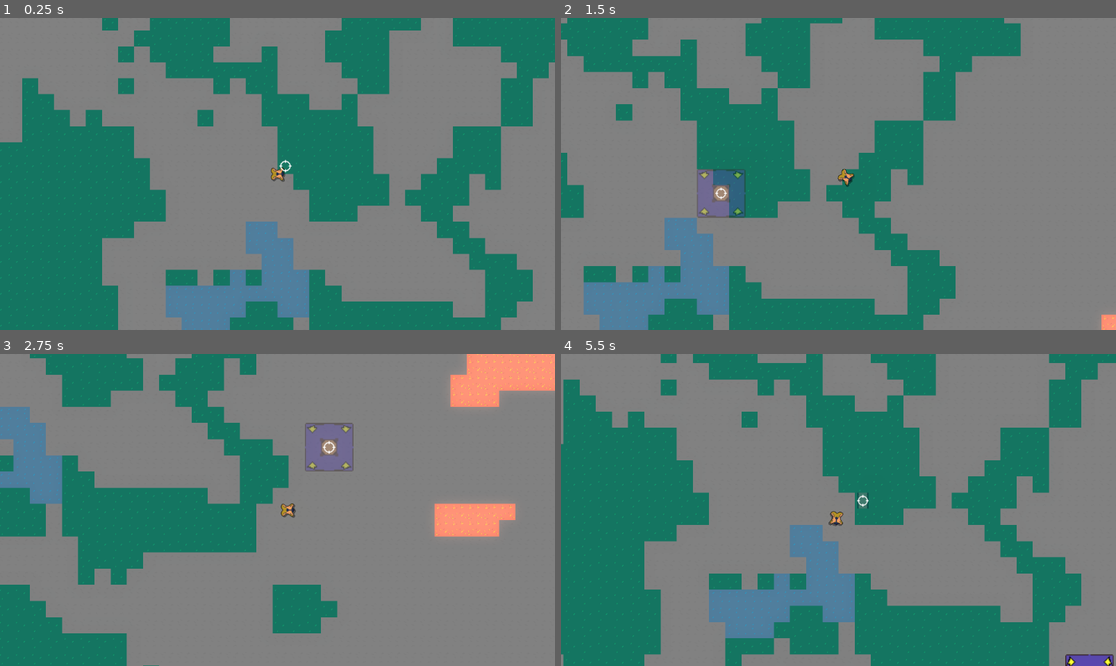
Above: before the commit, frames 1-4 (two rows, left to right).
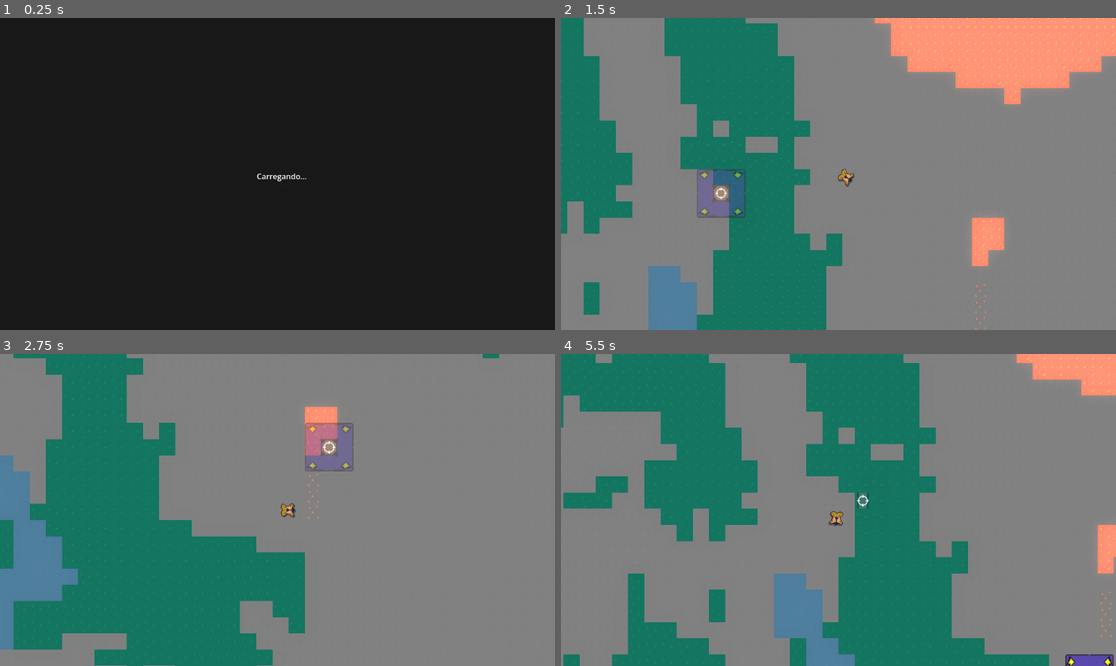
Above: after the commit, the same moments.

Repository: christianfelipesf/Factolyth
Game: Godot game, scene res://scenes/mundo.tscn
Same seed, same stepped clock (60 frames per second), same inputs: the game is played once before the commit and once after it.
Inputs (mouse positions are in pixels of both pictures, inside the frame that each line leads up to):
- Up to frame 1 (0.25 s): no input
- Up to frame 2 (1.5 s): move the mouse to (960, 158) at 0.52 s; press the mouse at (960, 158) at 0.53 s; hold D (move_right) 0.53-1.28 s; move the mouse to (727, 189) at 1.27 s; release the mouse at (727, 189) at 1.28 s; hold S (move_down) from 1.28 s (still down); tap E (interact) at 1.35 s
- Up to frame 3 (2.75 s): move the mouse to (333, 441) at 2.02 s; release S (move_down) at 2.03 s; hold D (move_right) from 2.03 s (still down); hold Right mouse button (remover_objeto) from 2.03 s (still down)
- Up to frame 4 (5.5 s): move the mouse to (810, 572) at 2.77 s; release D (move_right) at 2.78 s; release Right mouse button (remover_objeto) at 2.78 s; hold W (move_up) 2.78-3.53 s; tap R (rotacionar_objeto) at 2.85 s; click (810, 572) at 2.92 s; move the mouse to (1005, 556) at 3.52 s; press the mouse at (1005, 556) at 3.53 s; hold A (move_left) 3.53-5.03 s; move the mouse to (672, 463) at 4.27 s; release the mouse at (672, 463) at 4.28 s; tap E (interact) at 4.35 s; move the mouse to (866, 510) at 5.02 s; hold S (move_down) from 5.03 s (still down); hold Right mouse button (remover_objeto) from 5.03 s (still down); click (866, 510) at 5.17 s

The runs differ from the first frame. In frame 1, 100% of the frame differs, in the area x 0-100%, y 0-100%; in frame 2, 39%; in frame 3, 35%; in frame 4, 49%.

Commit message:
test
https://docs.godotengine.org/en/4.4/classes/class_tilemaplayer.html

Diff:
--- a/scripts/gerador_mundo.gd
+++ b/scripts/gerador_mundo.gd
@@ -21,110 +21,132 @@
 		semente = randi()
 	call_deferred(&"gerar")
 
-func _vizinhos_mesmo_tipo(pos: Vector2i, tile: Vector2i) -> int:
-	var total := 0
-	for dx in [-1, 0, 1]:
-		for dy in [-1, 0, 1]:
-			if dx == 0 and dy == 0:
-				continue
-			if solo.get_cell_atlas_coords(pos + Vector2i(dx, dy)) == tile:
-				total += 1
-	return total
-
 func gerar() -> void:
 	if SaveManager != null:
 		SaveManager.mostrar_carregando()
-	solo.visible = false
-	minerios.visible = false
-	solo.clear()
-	minerios.clear()
+	await get_tree().process_frame
 
 	var noise_altura := FastNoiseLite.new()
 	noise_altura.seed = semente
 	noise_altura.frequency = 0.015
 	noise_altura.noise_type = FastNoiseLite.TYPE_SIMPLEX_SMOOTH
 
-	var noise_rio := FastNoiseLite.new()
-	noise_rio.seed = semente + 1
-	noise_rio.frequency = 0.025
-	noise_rio.noise_type = FastNoiseLite.TYPE_CELLULAR
-	noise_rio.cellular_return_type = FastNoiseLite.RETURN_DISTANCE2_SUB
+	var noise_vale := FastNoiseLite.new()
+	noise_vale.seed = semente + 2
+	noise_vale.frequency = 0.025
+	noise_vale.noise_type = FastNoiseLite.TYPE_CELLULAR
+	noise_vale.cellular_return_type = FastNoiseLite.RETURN_DISTANCE2_SUB
 
 	var noise_detalhe := FastNoiseLite.new()
-	noise_detalhe.seed = semente + 2
+	noise_detalhe.seed = semente + 3
 	noise_detalhe.frequency = 0.08
 	noise_detalhe.noise_type = FastNoiseLite.TYPE_SIMPLEX_SMOOTH
 
 	var noise_warp := FastNoiseLite.new()
-	noise_warp.seed = semente + 3
+	noise_warp.seed = semente + 4
 	noise_warp.frequency = 0.004
 	noise_warp.noise_type = FastNoiseLite.TYPE_SIMPLEX_SMOOTH
 
 	var noise_minerios := FastNoiseLite.new()
-	noise_minerios.seed = semente + 4
+	noise_minerios.seed = semente + 1
 	noise_minerios.frequency = 0.04
 	noise_minerios.noise_type = FastNoiseLite.TYPE_SIMPLEX_SMOOTH
 
-	var deslocamento := Vector2i(-largura / 2, -altura / 2)
-	var tiles_lava: Array[Vector2i] = []
-	var tiles_agua: Array[Vector2i] = []
+	var total := largura * altura
+	var cache_altura := PackedFloat32Array()
+	var cache_detalhe := PackedFloat32Array()
+	var cache_vale := PackedFloat32Array()
+	var cache_minerio := PackedFloat32Array()
+	cache_altura.resize(total)
+	cache_detalhe.resize(total)
+	cache_vale.resize(total)
+	cache_minerio.resize(total)
 
+	var idx := 0
 	for x in largura:
 		for y in altura:
-			var warp_x: float = noise_warp.get_noise_2d(x, y) * 30.0
-			var warp_y: float = noise_warp.get_noise_2d(x + 200, y + 200) * 30.0
+			var px := x + noise_warp.get_noise_2d(x, y) * 30.0
+			var py := y + noise_warp.get_noise_2d(x + 200, y + 200) * 30.0
+			cache_altura[idx] = noise_altura.get_noise_2d(px, py)
+			cache_detalhe[idx] = noise_detalhe.get_noise_2d(x, y)
+			cache_vale[idx] = 1.0 - abs(noise_vale.get_noise_2d(px, py))
+			cache_minerio[idx] = noise_minerios.get_noise_2d(x, y)
+			idx += 1
+		if x % 50 == 0:
+			await get_tree().process_frame
 
-			var px := x + warp_x
-			var py := y + warp_y
+	var deslocamento := Vector2i(-largura / 2, -altura / 2)
 
-			var altura_valor: float = noise_altura.get_noise_2d(px, py)
-			var detalhe: float = noise_detalhe.get_noise_2d(x, y)
-			var rio: float = noise_rio.get_noise_2d(px, py)
-			var fundo_rio: float = 1.0 - abs(rio)
+	var cel_agua: Array[Vector2i] = []
+	var cel_pedra: Array[Vector2i] = []
+	var cel_lava: Array[Vector2i] = []
 
+	idx = 0
+	for x in largura:
+		for y in altura:
 			var pos := Vector2i(x + deslocamento.x, y + deslocamento.y)
+			var altura_valor := cache_altura[idx]
+			var detalhe := cache_detalhe[idx]
+			var fundo_vale := cache_vale[idx]
 
 			if altura_valor < -0.3:
 				solo.set_cell(pos, FONTE_TILE, AGUA)
-				tiles_agua.append(pos)
-			elif fundo_rio > 0.88 and altura_valor < 0.0:
+				cel_agua.append(pos)
+			elif fundo_vale > 0.88 and altura_valor < 0.0:
 				solo.set_cell(pos, FONTE_TILE, AGUA)
-				tiles_agua.append(pos)
+				cel_agua.append(pos)
+			elif fundo_vale > 0.88 and altura_valor > 0.35:
+				solo.set_cell(pos, FONTE_TILE, LAVA)
+				cel_lava.append(pos)
 			elif altura_valor > 0.5:
 				solo.set_cell(pos, FONTE_TILE, LAVA)
-				tiles_lava.append(pos)
-			elif fundo_rio > 0.88 and altura_valor > 0.35:
-				solo.set_cell(pos, FONTE_TILE, LAVA)
-				tiles_lava.append(pos)
+				cel_lava.append(pos)
 			elif altura_valor > 0.2:
 				solo.set_cell(pos, FONTE_TILE, PEDRA)
+				cel_pedra.append(pos)
 			elif detalhe < 0.0:
 				solo.set_cell(pos, FONTE_TILE, PEDRA)
+				cel_pedra.append(pos)
 			else:
 				solo.set_cell(pos, FONTE_TILE, GRAMA)
 
-			var valor_minerio: float = noise_minerios.get_noise_2d(x, y)
+			var valor_minerio := cache_minerio[idx]
 			if abs(valor_minerio) > 0.65:
-				var tile_atual := solo.get_cell_atlas_coords(pos)
-				if tile_atual == GRAMA or tile_atual == PEDRA:
-					var tile_minerio := BRONZE if valor_minerio > -0.7 else FERRO
-					minerios.set_cell(pos, FONTE_TILE, tile_minerio)
+				var tile_topo := GRAMA
+				if altura_valor > 0.2 or detalhe < 0.0:
+					tile_topo = PEDRA
+				if tile_topo == GRAMA or tile_topo == PEDRA:
+					if valor_minerio > -0.7:
+						minerios.set_cell(pos, FONTE_TILE, BRONZE)
+					else:
+						minerios.set_cell(pos, FONTE_TILE, FERRO)
 
-		if x % 75 == 0:
-			await get_tree().process_frame
+			idx += 1
 
-	_limpar_ilhas(tiles_lava, LAVA, PEDRA)
-	_limpar_ilhas(tiles_agua, AGUA, GRAMA)
+	_limpar_ilhas(cel_lava, LAVA, PEDRA)
+	_limpar_ilhas(cel_agua, AGUA, GRAMA)
 
-	solo.visible = true
-	minerios.visible = true
 	if SaveManager != null:
 		SaveManager.esconder_carregando()
 	print("Mapa gerado (semente: ", semente, ")")
 
-func _limpar_ilhas(tiles: Array[Vector2i], tile_tipo: Vector2i, tile_substituto: Vector2i) -> void:
-	for pos in tiles:
+func _limpar_ilhas(celulas: Array[Vector2i], tile_tipo: Vector2i, tile_substituto: Vector2i) -> void:
+	if celulas.is_empty():
+		return
+	var conjunto := PackedVector2Array(celulas)
+	for pos in celulas:
 		if solo.get_cell_atlas_coords(pos) != tile_tipo:
 			continue
-		if _vizinhos_mesmo_tipo(pos, tile_tipo) < 2:
+		var vizinhos := 0
+		for dx in [-1, 0, 1]:
+			for dy in [-1, 0, 1]:
+				if dx == 0 and dy == 0:
+					continue
+				if conjunto.has(pos + Vector2i(dx, dy)):
+					vizinhos += 1
+					if vizinhos >= 2:
+						break
+			if vizinhos >= 2:
+				break
+		if vizinhos < 2:
 			solo.set_cell(pos, FONTE_TILE, tile_substituto)
--- a/scripts/jogador.gd
+++ b/scripts/jogador.gd
@@ -93,6 +93,7 @@
 	}
 
 func set_save_data(dados: Dictionary) -> void:
+	velocity = Vector2.ZERO
 	if dados.has("posicao"):
 		var p: Array = dados.posicao
 		global_position = Vector2(p[0], p[1])
--- a/scripts/save_manager.gd
+++ b/scripts/save_manager.gd
@@ -7,6 +7,7 @@
 const CENA_CARREGANDO := preload("res://scenes/carregando.tscn")
 
 func _ready() -> void:
+	process_mode = PROCESS_MODE_ALWAYS
 	DirAccess.make_dir_recursive_absolute(DIR_SAVES)
 	print("SaveManager pronto — F5=salvar, F9=carregar, F12=deletar saves")
 
@@ -82,17 +83,23 @@
 func mostrar_carregando() -> void:
 	if _loading != null:
 		return
-	var tela := CENA_CARREGANDO.instantiate()
 	var layer := CanvasLayer.new()
 	layer.layer = 128
+	var fundo := ColorRect.new()
+	fundo.color = Color(0, 0, 0, 0.9)
+	fundo.set_anchors_and_offsets_preset(Control.PRESET_FULL_RECT)
+	layer.add_child(fundo)
+	var tela := CENA_CARREGANDO.instantiate()
 	layer.add_child(tela)
 	_loading = layer
 	add_child(_loading)
+	get_tree().paused = true
 
 func esconder_carregando() -> void:
 	if _loading != null:
 		_loading.queue_free()
 		_loading = null
+	get_tree().paused = false
 
 func _obter_semente() -> int:
 	var mapa := get_tree().current_scene.get_node_or_null("Mapa")
